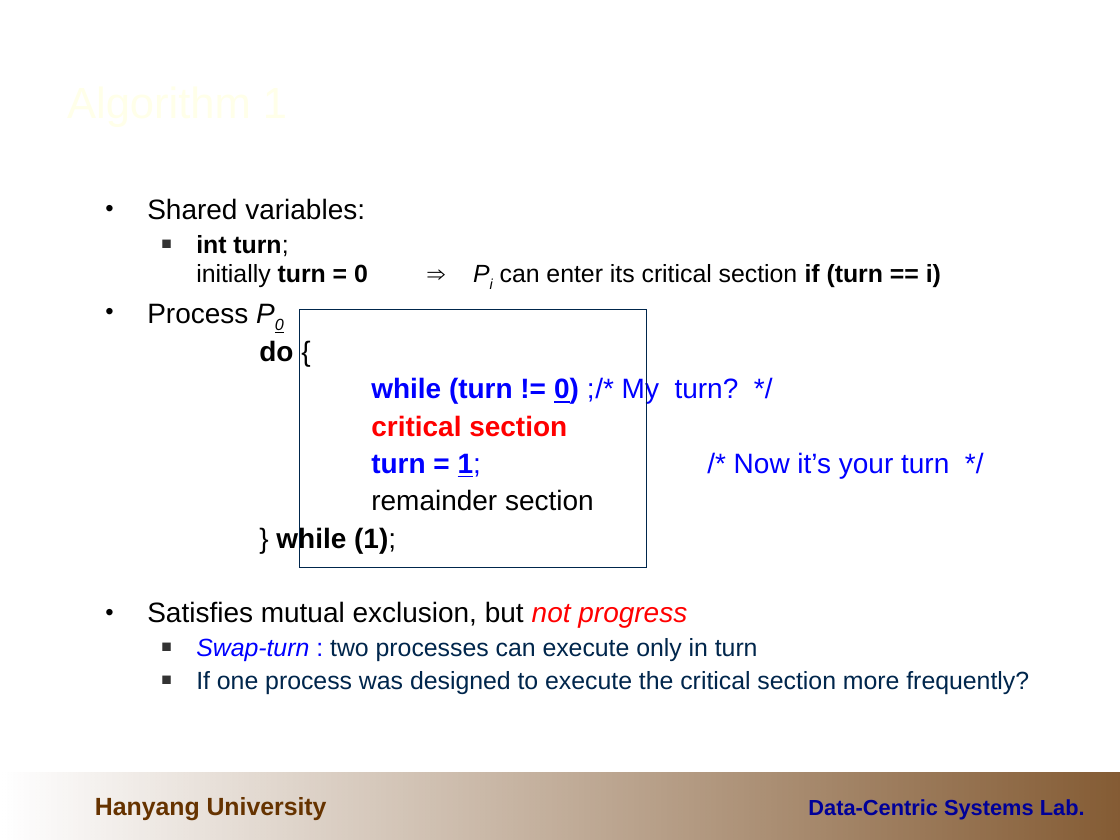
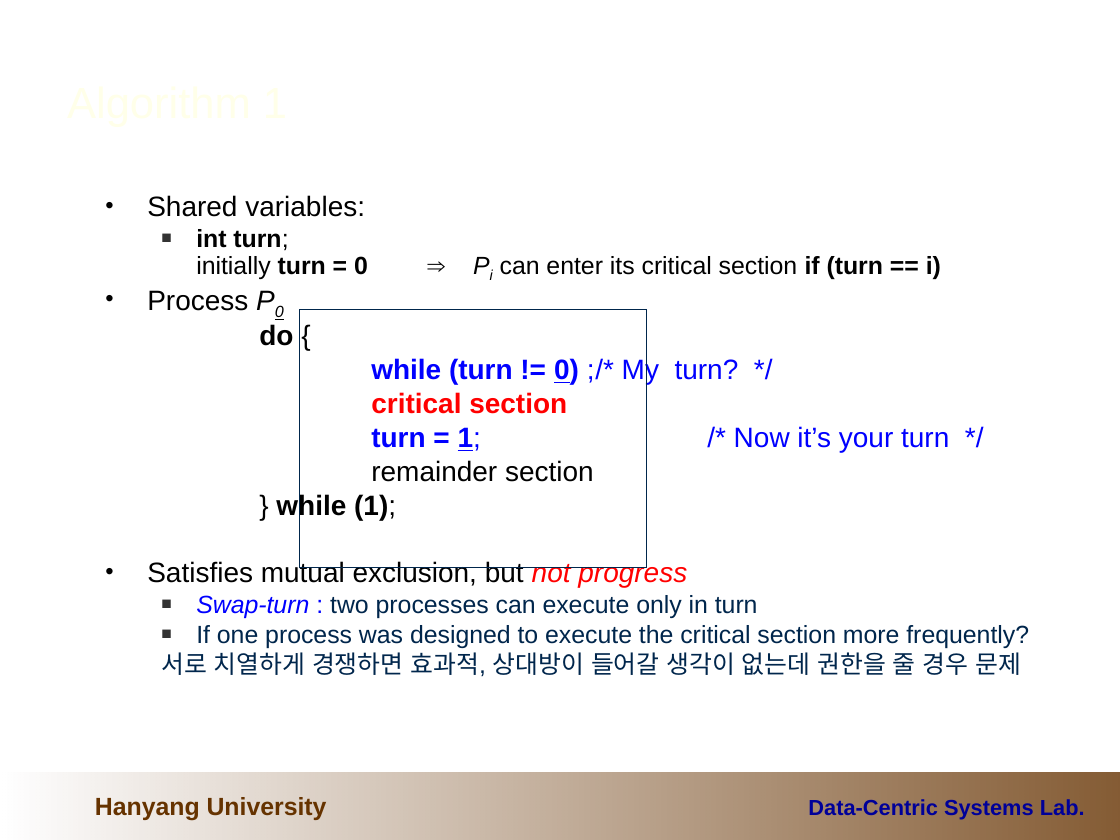
Before and after one commit to cocojk/major, a slide deck: slide 8 of os/이론/5.ProcessSync (1).ppt. Drawn at 1120x840 pixels with LibreOffice and Linux fonts; fonts in the diff are those of the drawing; background and template pictures are left out. Boxes give left, top, right and bottom in pixels: in the first picture for what was removed or moved away, otherwise in the second. Text is boxed around its words. In the diff, an @@ line names an element or a change of style, - is before the commit and + after.

```diff
--- a/os/이론/5.ProcessSync (1).ppt
+++ b/os/이론/5.ProcessSync (1).ppt
@@ text at (x1=147, y1=195, x2=1029, y2=648): line spacing 0.9 to 0.8 @@
@@ text at (x1=161, y1=652, x2=1021, y2=676): paragraph added @@
+  서로 치열하게 경쟁하면 효과적, 상대방이 들어갈 생각이 없는데 권한을 줄 경우 문제
```
Also in this commit, not shown: 2 other slides changed, 1 slide added, 9 other files.
